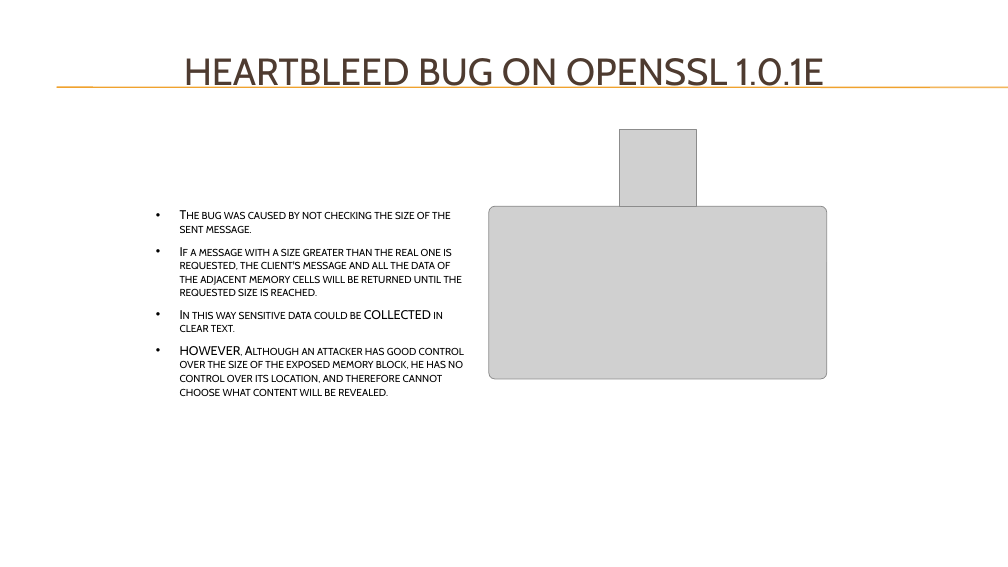
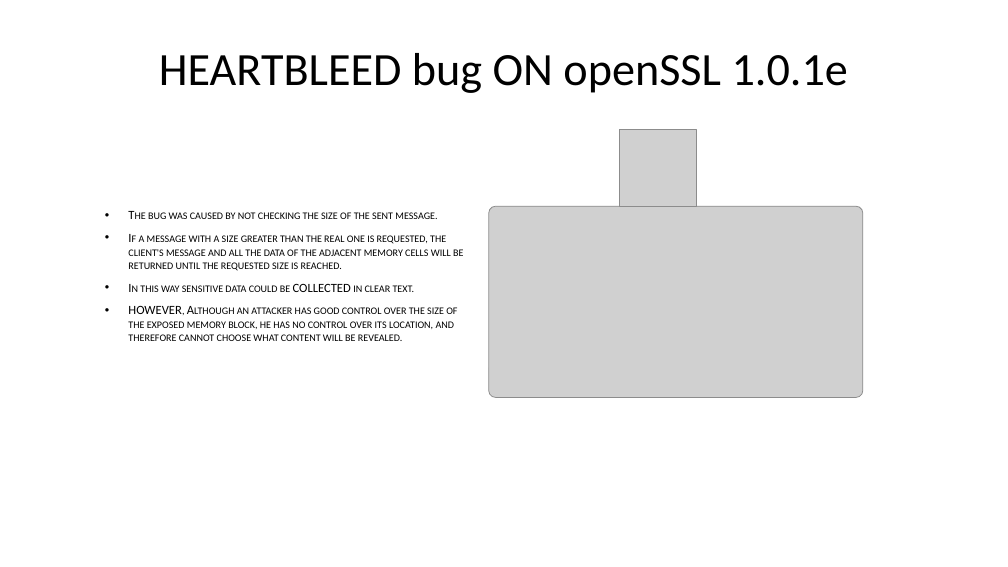
Before and after one commit to DeMaCS-UNICAL/NetworkSecurity, a slide deck: slide 16 of slides/SSL.pptx (slide 13 before the commit). Drawn at 1008x567 pixels with LibreOffice and Linux fonts; fonts in the diff are those of the drawing; grey boxes stand for pictures; background and template pictures are left out. Boxes give left, top, right and bottom in pixels: in the first picture for what was removed or moved away, otherwise in the second. Text is boxed around its words. In the diff, an @@ line names an element or a change of style, - is before the commit and + after.

```diff
--- a/slides/SSL.pptx
+++ b/slides/SSL.pptx
@@ title at (x1=159, y1=53, x2=848, y2=93): text changed; size 36 to 44 pt; font Cabin to Calibri; text colour #4E3B30 to #000000 @@
-HEARTBLEED BUG ON OPENSSL 1.0.1E
+HEARTBLEED bug ON openSSL 1.0.1e
@@ line removed from (57, 87) to (1008, 87) @@
@@ line removed from (57, 88) to (1008, 88) @@
@@ text "The bug was caused by ..." moved from (x1=180, y1=211, x2=464, y2=396) to (x1=128, y1=212, x2=463, y2=341) @@
@@ text "The bug was caused by ..." at (x1=128, y1=212, x2=463, y2=341): font Cabin to Calibri @@
@@ picture resized from (x1=489, y1=206, x2=827, y2=379) to (x1=489, y1=206, x2=864, y2=398) @@
```
Also in this commit, not shown: 21 other slides changed, 3 slides added.
